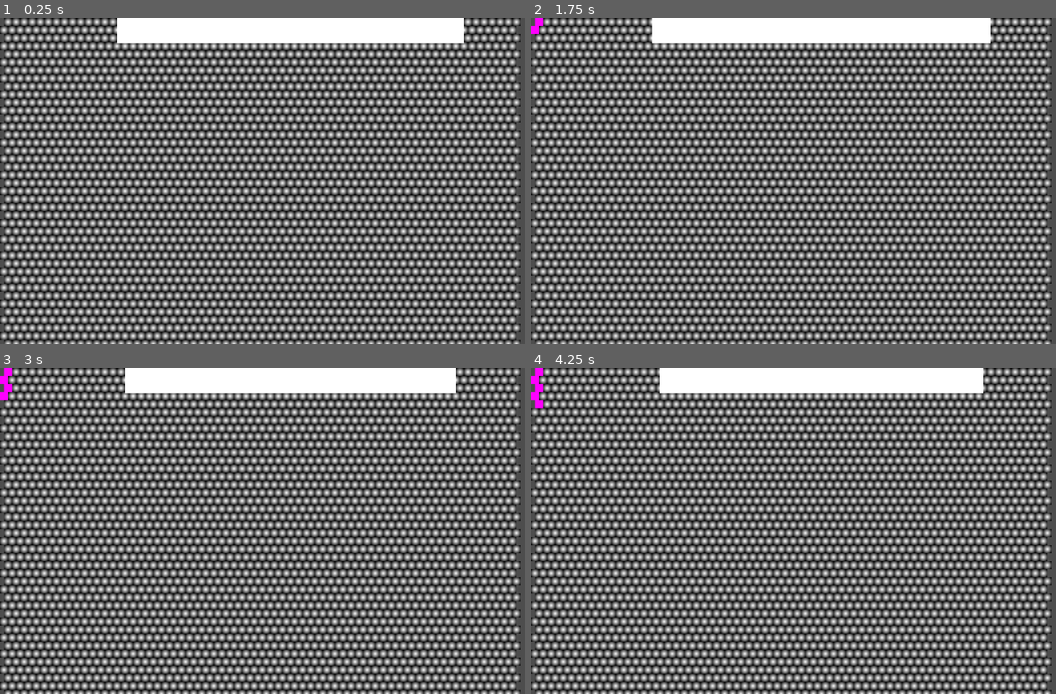
Above: before the commit, frames 1-4 (two rows, left to right).
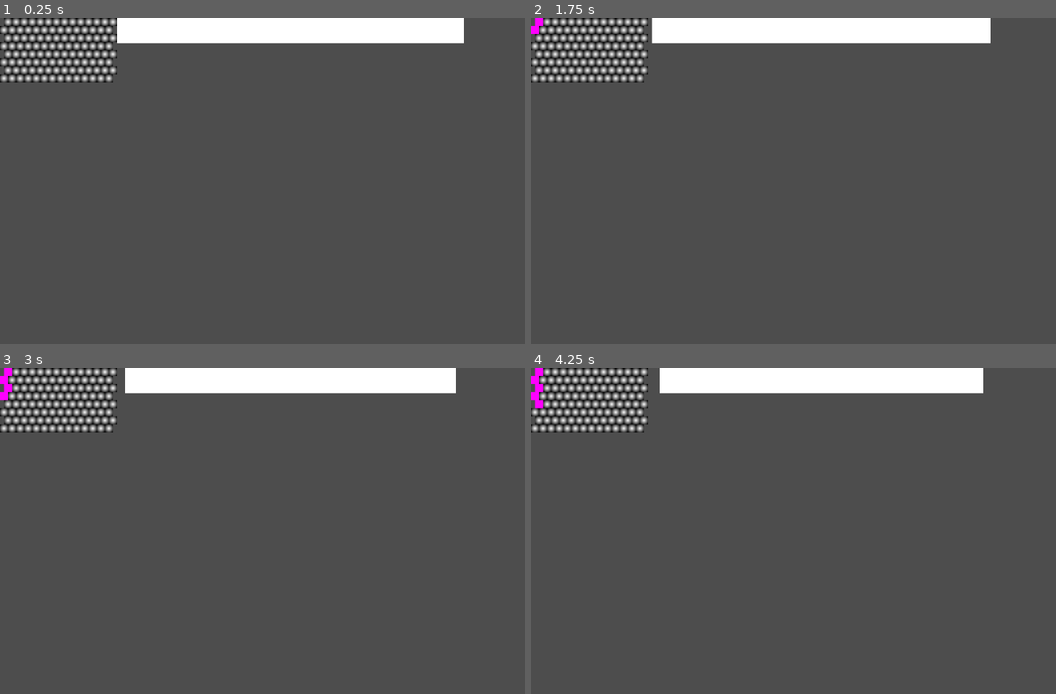
Above: after the commit, the same moments.

Repository: snappy-cobra/GGJ25
Game: Godot game, scene res://scenes/world.tscn
The game is run twice, just before and just after one commit, with the same random seed, the same clock (stepped at 60 frames per second) and the same inputs.
Inputs (mouse positions are in pixels of both pictures, inside the frame that each line leads up to):
- Up to frame 1 (0.25 s): no input
- Up to frame 2 (1.75 s): tap Enter at 0.5 s; move the mouse to (541, 21) at 0.52 s; click (541, 21) at 0.67 s; tap Space at 1.25 s; move the mouse to (536, 31) at 1.27 s; click (536, 31) at 1.42 s
- Up to frame 3 (3 s): tap Enter at 2 s; move the mouse to (10, 387) at 2.02 s; click (10, 387) at 2.17 s; tap Space at 2.75 s; move the mouse to (5, 397) at 2.77 s; click (5, 397) at 2.92 s
- Up to frame 4 (4.25 s): tap Enter at 3.5 s; move the mouse to (541, 403) at 3.52 s; click (541, 403) at 3.67 s

The runs differ from the first frame. In frame 1, 59% of the frame differs, in the area x 0-100%, y 0-100%; in frame 2, 59%; in frame 3, 59%; in frame 4, 59%.

Commit message:
reworked signals

Diff:
--- a/game/code/bubble.gd
+++ b/game/code/bubble.gd
@@ -11,19 +11,16 @@
 const bubble_scene = preload("res://scenes/bubble.tscn")
 @onready var logic: GameLogic = $GameLogic
 
-static func create(pos: Vector2i) -> Bubble:
+static func create(pos: Vector2i, taps_required: int) -> Bubble:
 	var bubble: Bubble = bubble_scene.instantiate()
 	bubble.pos = pos
 	bubble.position = pos * size
 
 	if (pos.y % 2 == 0):
 		bubble.position.x += 0.5 * size;
+	bubble.setup(taps_required)
 	return bubble
 
-func _ready() -> void:
-	#var taps_required = logic.value_grid[pos.x][pos.y]
-	#setup(taps_required)
-	pass
 func setup(taps_required: int):
 	taps_max = taps_required
 	value = taps_required
--- a/game/code/bubbles.gd
+++ b/game/code/bubbles.gd
@@ -1,15 +1,20 @@
 extends Node2D
-
 
 var bubbles: Dictionary = {}
 @export var width = 64
 @export var height = 64
 
 func _ready() -> void:
+	pass
+
+func _on_game_logic_game_started(grid: Array) -> void:
+	width = grid[0].size()
+	height = grid.size()
 	for x in width:
 		for y in height:
-			var pos := Vector2i(x, y)
-			var bubble := Bubble.create(pos)
+			var pos := Vector2(x, y)
+
+			var bubble := Bubble.create(pos, grid[y][x])
 			bubbles[pos] = bubble
 			add_child(bubble)
 
--- a/game/code/players.gd
+++ b/game/code/players.gd
@@ -2,7 +2,7 @@
 extends Node
 
 
-
+signal enough_players_joined(players: Array[Player])
 
 var teams: Array[Player.Team] = [
 	Player.Team.new("RED", Color(1, 0, 0)),
@@ -11,7 +11,7 @@
 ]
 var next_team: int = 0
 var debug_player: Player = Player.create("debug", "debug", Player.Team.new("debug", Color(1, 0, 1)))
-
+var players: Array[Player] = []
 
 class EmptyResult:
 	var is_err: bool
@@ -25,21 +25,29 @@
 		res.is_err = true
 		res.err_msg = msg
 		return res
+func _ready() -> void:
+	# TESTING
+	player_join("1", "1")
+	player_join("2", "2")
 
 func player_join(id: String, name: String) -> EmptyResult:
+
 	if has_node(id):
 		return EmptyResult.err("Player %s already exists" % id)
 	var player: Player = Player.create(id, name) #, teams[next_team]) assign teams when game starts
 	# next_team = (next_team + 1) % teams.size()
 	add_child(player)
+	players.append(player)
 	if check_full():
 		assign_teams(2)
-		emit_signal("start", all_players())
+		print("Enough players!")
+		enough_players_joined.emit(players)
+		#World.start.emit(all_players())
 		# different return value?
 	return EmptyResult.ok()
 
 func check_full() -> bool:
-	return all_players().size() >= 2
+	return players.size() >= 2
 
 func player_leave(id: String) -> EmptyResult:
 	if !has_node(id):
@@ -54,10 +62,8 @@
 func get_player(id) -> Player:
 	return get_node(id)
 
-func all_players() -> Array[Player]:
-	return get_children() as Array[Player]
 
 func assign_teams(preferredTeamsNumber: int = 2) -> void:
-	var size = teams.size
-	for p in all_players():
+	var size = teams.size()
+	for p in players:
 		p.team = teams[size % preferredTeamsNumber]
--- a/game/code/world.gd
+++ b/game/code/world.gd
@@ -1,18 +1,18 @@
 extends Node2D
 
-signal start(players: Array[Player])
+signal start(players: Array[Player], w: int, h: int)
 # Called when the node enters the scene tree for the first time.
 func _ready() -> void:
-	connect("start", game_start)
-
 	pass # Replace with function body.
-
-func game_start(players: Array[Player]) -> void:
-	var width: int = 14
-	var height: int = 8
-	emit_signal("game_started", players, width, height)
-
 
 # Called every frame. 'delta' is the elapsed time since the previous frame.
 func _process(delta: float) -> void:
 	pass
+
+func _on_players_enough_players_joined(players: Array[Player]) -> void:
+
+	print("Starting the game...")
+	var width: int = 14
+	var height: int = 8
+	start.emit(players, width, height)
+	pass
--- a/game/scenes/game_logic.gd
+++ b/game/scenes/game_logic.gd
@@ -2,7 +2,7 @@
 class_name GameLogic
 
 signal tapped(bubble: Bubble, player: Player)
-signal game_started()
+signal game_started(value_grid: Array)
 signal game_over()
 
 enum GameState { Lobby, Active } # game result is to be displayed on top in lobby UI
@@ -15,19 +15,22 @@
 var rand: RandomNumberGenerator = RandomNumberGenerator.new()
 # Called when the node enters the scene tree for the first time.
 func _ready() -> void:
+
 	connect("tapped", check_tap_popped)
-	connect("game_started", started)
 	connect("game_over", finished)
 	# started([], 4, 3) testing
 	pass # Replace with function body.
 
-func started(players: Array[Player], grid_width: int, grid_height: int) -> void:
+
+func _on_world_start(players: Array[Player], grid_width: int, grid_height: int) -> void:
 	print("GameLogic:: Game started!")
 	scores = {}
 	for p in players:
 		scores[p] = 0
 
 	state = GameState.Active
+
+	# BUBBLE VALUES
 	value_grid =  []
 	for i in grid_height:
 		value_grid.append([])
@@ -35,7 +38,7 @@
 			value_grid[i].append(rand.randi_range(3, 8))
 
 	# send it to the server
-	emit_signal("game_setup", value_grid) # to json?
+	game_started.emit(value_grid) # to json?
 	pass
 
 func bubbleValue(base_taps: int) -> int:
--- a/game/scenes/world.tscn
+++ b/game/scenes/world.tscn
@@ -25,3 +25,7 @@
 
 [node name="GameLogic" type="Node" parent="."]
 script = ExtResource("5_7s8de")
+
+[connection signal="start" from="." to="GameLogic" method="_on_world_start"]
+[connection signal="enough_players_joined" from="Players" to="." method="_on_players_enough_players_joined"]
+[connection signal="game_started" from="GameLogic" to="Bubbles" method="_on_game_logic_game_started"]
